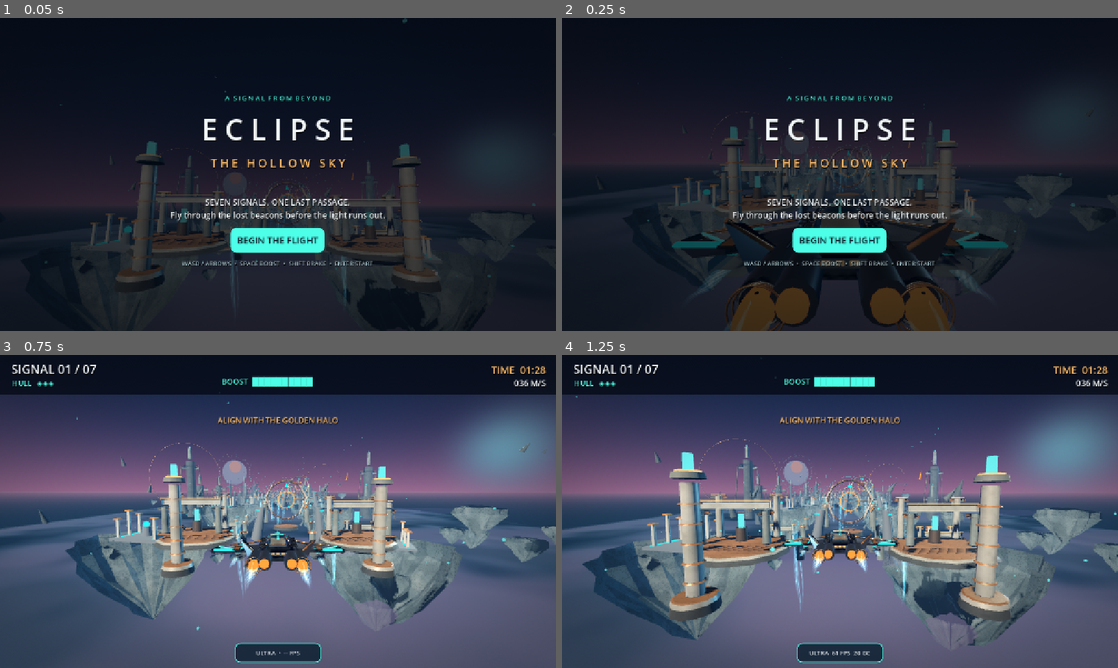
Above: before the commit, frames 1-4 (two rows, left to right).
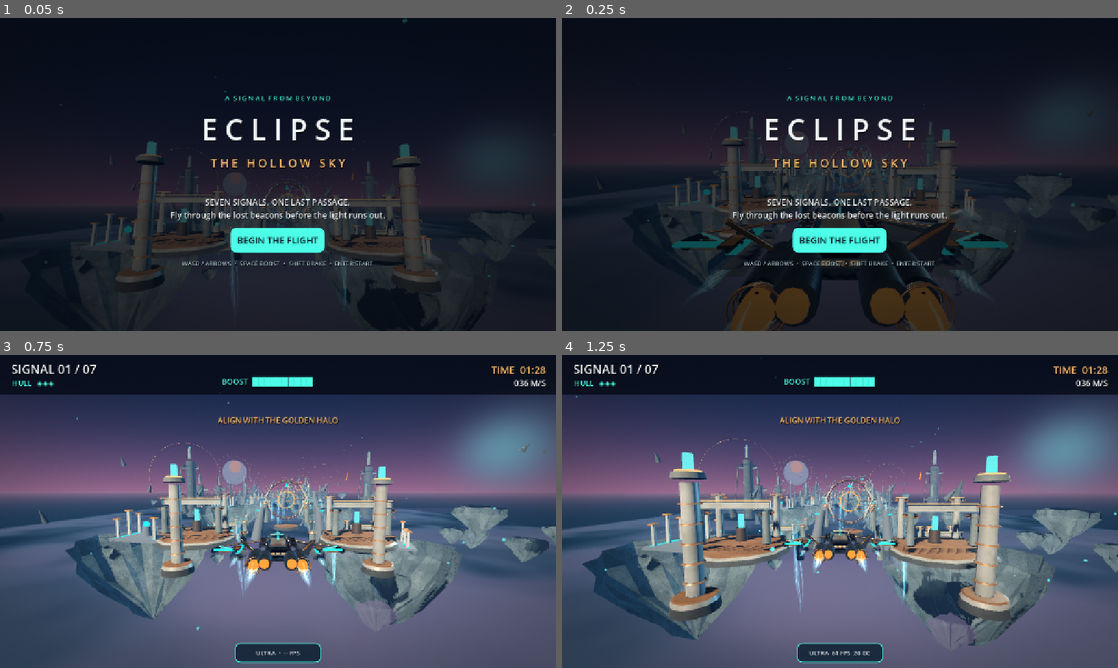
Above: after the commit, the same moments.

Repository: tpylman90-ctrl/Eclipse-The-Hollow-Sky
Game: Godot game, scene res://scenes/main.tscn
Two runs of this game, one before a commit and one after it. Both use one fixed random seed, a clock stepped at 60 frames per second and the inputs below.
Inputs:
- Up to frame 1 (0.05 s): no input
- Up to frame 2 (0.25 s): no input
- Up to frame 3 (0.75 s): click "BEGIN THE FLIGHT" at 0.5 s
- Up to frame 4 (1.25 s): no input

Frame 1 is identical in both runs. In frame 2, 0.6% of the frame differs, in the area x 22-79%, y 64-82%; in frame 3, 0.2%; in frame 4, 0.2%.

Commit message:
Use realistic procedural forged alloy across core hull, wing surfaces and nose

Diff:
--- a/scripts/flight.gd
+++ b/scripts/flight.gd
@@ -1,6 +1,7 @@
 extends Node3D
 
 const MeshFactory = preload("res://scripts/mesh_factory.gd")
+const FORGED_SHADER = preload("res://shaders/forged_metal.gdshader")
 
 const SkiffArtScript = preload("res://scripts/skiff_art.gd")
 const ThrusterFXScript = preload("res://scripts/thruster_fx.gd")
@@ -18,16 +19,16 @@
 var plume_right: MeshInstance3D
 var ion_wake
 
-var hull_mat: StandardMaterial3D
-var armor_mat: StandardMaterial3D
+var hull_mat: Material
+var armor_mat: Material
 var canopy_mat: StandardMaterial3D
 var trim_mat: StandardMaterial3D
 var thruster_mat: StandardMaterial3D
 
 
 func _ready() -> void:
-    hull_mat = _material(Color("#2d3a48"), 0.34, 0.53)
-    armor_mat = _material(Color("#7e989e"), 0.25, 0.68)
+    hull_mat = _forged(Color("#304352"), 0.64, 0.33)
+    armor_mat = _forged(Color("#7e99a2"), 0.78, 0.23)
     canopy_mat = _material(Color("#133547"), 0.10, 0.47)
     trim_mat = _emissive(Color(0.17, 0.96, 0.92), 3.1)
     thruster_mat = _emissive(Color(1.0, 0.49, 0.22), 3.8)
@@ -50,6 +51,17 @@
     get_parent().add_child(chase_camera)
     chase_camera.global_position = global_position + Vector3(0.0, 4.0, 10.4)
     chase_camera.look_at(global_position + Vector3(0.0, 1.0, -12.0), Vector3.UP)
+
+
+func _forged(tint: Color, metal: float, rough: float) -> ShaderMaterial:
+    var result := ShaderMaterial.new()
+    result.shader = FORGED_SHADER
+    result.set_shader_parameter("paint_color", tint)
+    result.set_shader_parameter("exposed_metal", tint.lightened(0.32))
+    result.set_shader_parameter("metalness", metal)
+    result.set_shader_parameter("roughness_base", rough)
+    result.set_shader_parameter("wear", 0.18)
+    return result
 
 
 func _material(color: Color, roughness: float, metallic: float) -> StandardMaterial3D:
@@ -175,8 +187,9 @@
     for vertex in vertices:
         tool.add_vertex(vertex)
     tool.generate_normals()
-    var surf_material := material.duplicate() as StandardMaterial3D
-    surf_material.cull_mode = BaseMaterial3D.CULL_DISABLED
+    var surf_material := material.duplicate() as Material
+    if surf_material is BaseMaterial3D:
+        (surf_material as BaseMaterial3D).cull_mode = BaseMaterial3D.CULL_DISABLED
     _mesh(tool.commit(), Vector3.ZERO, surf_material)
 
 
